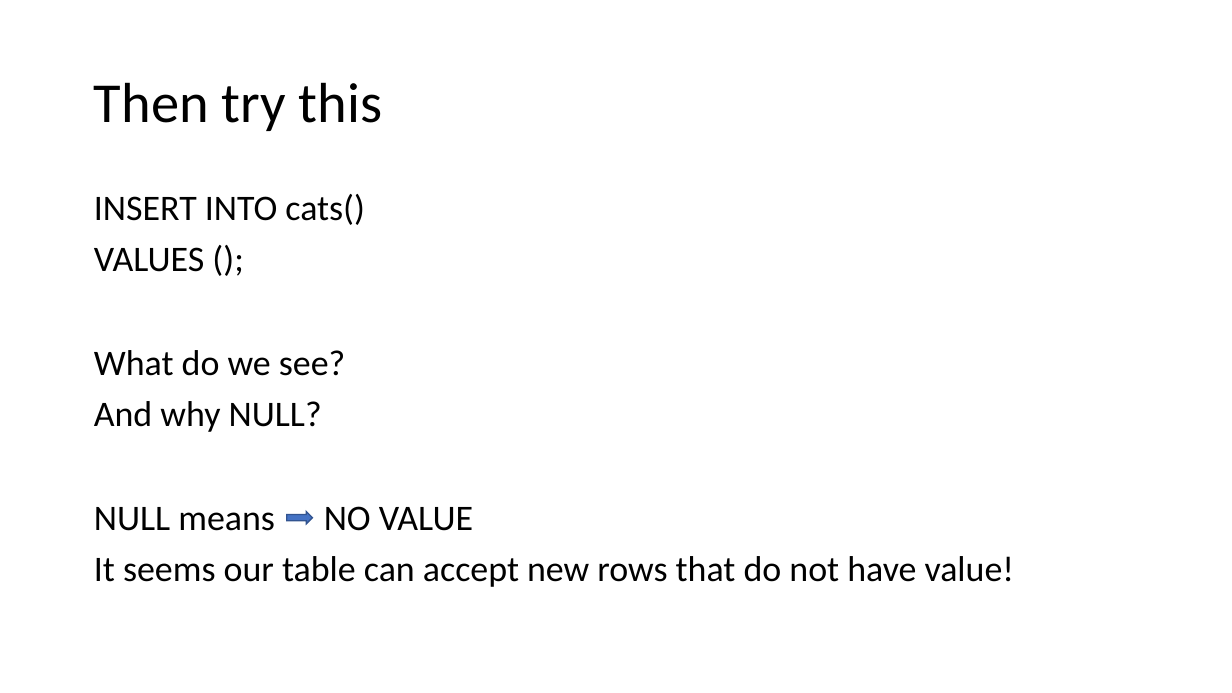
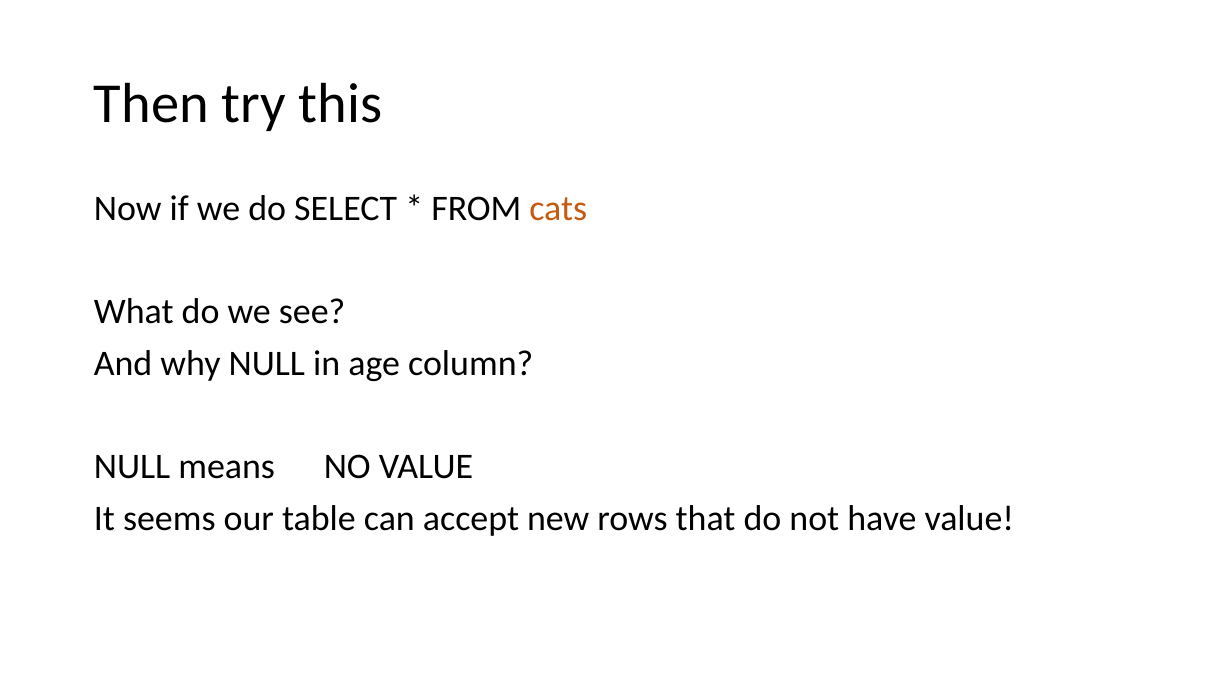
Before and after one commit to 2021CourseParker/TeachingByWeek, a slide deck: slide 21 of Week5/Week5.pptx. Drawn at 1232x693 pixels with LibreOffice and Linux fonts; fonts in the diff are those of the drawing. Boxes give left, top, right and bottom in pixels: in the first picture for what was removed or moved away, otherwise in the second. Text is boxed around its words. In the diff, an @@ line names an element or a change of style, - is before the commit and + after.

Commit message:
Fixed typos and inconsistent data

```diff
--- a/Week5/Week5.pptx
+++ b/Week5/Week5.pptx
@@ text at [94, 195, 587, 221]: text changed @@
-INSERT INTO cats()
-VALUES ();
+Now if we do SELECT * FROM cats
@@ text at [94, 350, 533, 381]: text changed @@
-And why NULL?
+And why NULL in age column?
@@ right arrow removed at [287, 512, 312, 524] @@
```
Also in this commit, not shown: 7 other slides changed.
